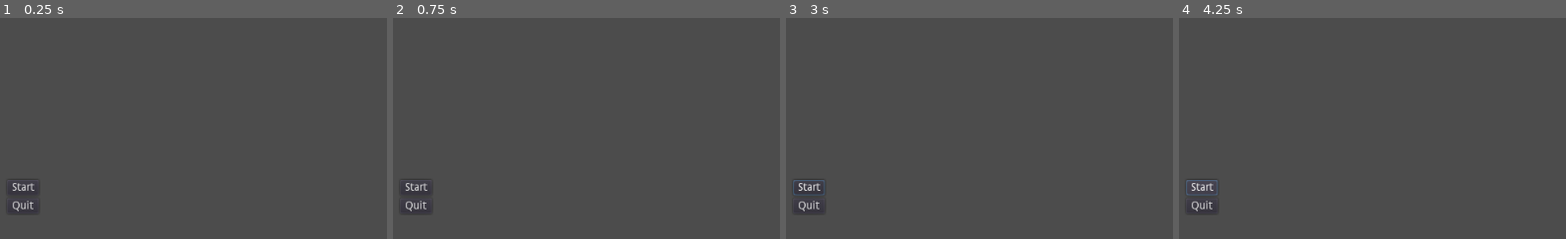
Above: before the commit, frames 1-4 (left to right).
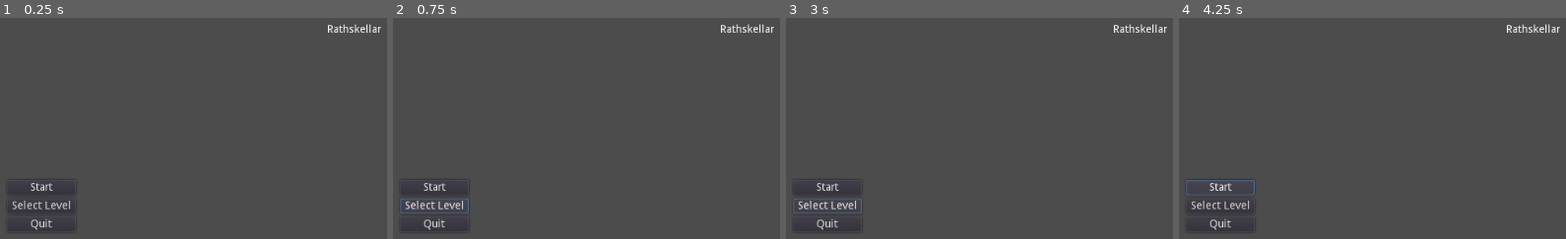
Above: after the commit, the same moments.

Repository: Apexal/wrathskeller
Game: Godot game, scene res://Menu.tscn
The game is run twice, just before and just after one commit, with the same random seed, the same clock (stepped at 60 frames per second) and the same inputs.
Inputs (mouse positions are in pixels of both pictures, inside the frame that each line leads up to):
- Up to frame 1 (0.25 s): no input
- Up to frame 2 (0.75 s): click (435, 205) at 0.5 s, where only the run after the commit has a clickable "Select Level"
- Up to frame 3 (3 s): click "Start" at 1.25 s; click "Start" at 2 s; click (828, 205) at 2.75 s, where only the run after the commit has a clickable "Select Level"
- Up to frame 4 (4.25 s): click "Start" at 3.5 s

The runs differ from the first frame. In frame 1, 1.0% of the frame differs, in the area x 3-99%, y 2-97%; in frame 2, 1.1%; in frame 3, 1.2%, in the area x 1-99%, y 2-97%; in frame 4, 1.0%.

Commit message:
Add signal handlers

Diff:
--- /dev/null
+++ b/Menu.gd
@@ -0,0 +1,12 @@
+extends Control
+
+func _on_StartButton_pressed():
+	pass # Replace with function body.
+
+func _on_LevelSelectButton_pressed():
+	pass # Replace with function body.
+
+
+func _on_QuitButton_pressed():
+	# Quit the game
+	get_tree().quit()
--- a/Menu.tscn
+++ b/Menu.tscn
@@ -1,8 +1,14 @@
-[gd_scene format=2]
+[gd_scene load_steps=2 format=2]
+
+[ext_resource path="res://Menu.gd" type="Script" id=1]
 
 [node name="Menu" type="Control"]
 anchor_right = 1.0
 anchor_bottom = 1.0
+script = ExtResource( 1 )
+__meta__ = {
+"_edit_use_anchors_": false
+}
 
 [node name="VBoxContainer" type="VBoxContainer" parent="."]
 anchor_top = 1.0
@@ -16,12 +22,33 @@
 }
 
 [node name="StartButton" type="Button" parent="VBoxContainer"]
-margin_right = 41.0
+margin_right = 89.0
 margin_bottom = 20.0
 text = "Start"
 
+[node name="LevelSelectButton" type="Button" parent="VBoxContainer"]
+margin_top = 24.0
+margin_right = 89.0
+margin_bottom = 44.0
+text = "Select Level"
+
 [node name="QuitButton" type="Button" parent="VBoxContainer"]
-margin_top = 24.0
-margin_right = 41.0
-margin_bottom = 44.0
+margin_top = 48.0
+margin_right = 89.0
+margin_bottom = 68.0
 text = "Quit"
+
+[node name="Label" type="Label" parent="."]
+anchor_left = 0.5
+anchor_top = 0.5
+anchor_right = 0.5
+anchor_bottom = 0.5
+margin_left = -20.0
+margin_top = -7.0
+margin_right = 20.0
+margin_bottom = 7.0
+text = "Rathskellar"
+
+[connection signal="pressed" from="VBoxContainer/StartButton" to="." method="_on_StartButton_pressed"]
+[connection signal="pressed" from="VBoxContainer/LevelSelectButton" to="." method="_on_LevelSelectButton_pressed"]
+[connection signal="pressed" from="VBoxContainer/QuitButton" to="." method="_on_QuitButton_pressed"]
